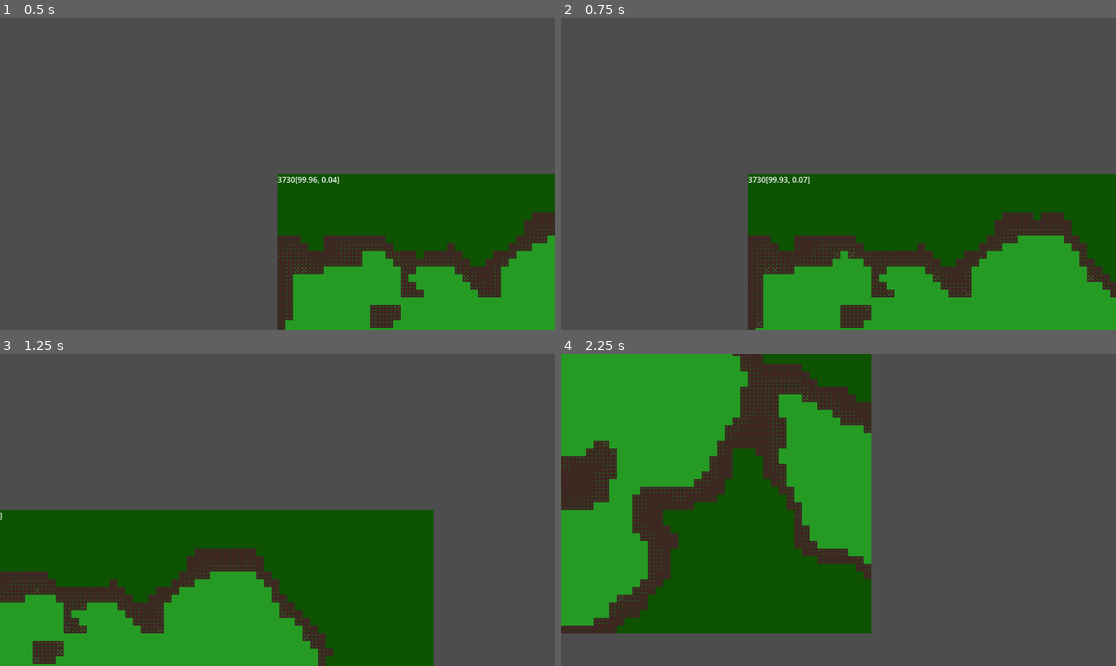
Above: before the commit, frames 1-4 (two rows, left to right).
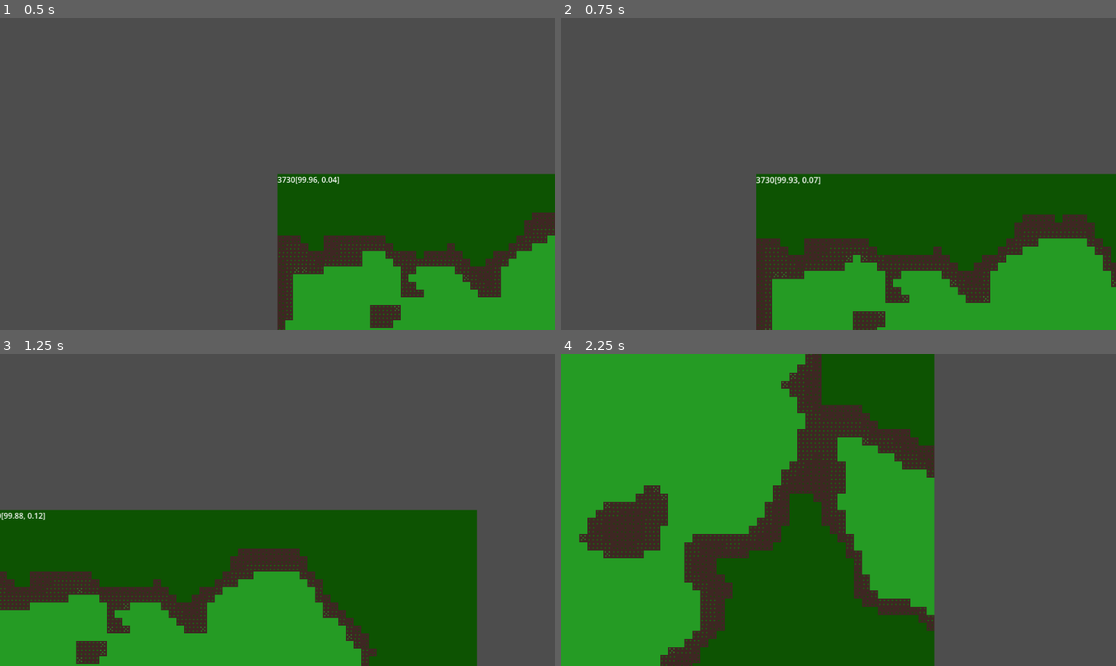
Above: after the commit, the same moments.

Repository: bingecraft-net/sandbox
Game: Godot game, scene res://scenes/game.tscn
Same seed, same stepped clock (60 frames per second), same inputs: the game is played once before the commit and once after it.
Inputs:
- Up to frame 1 (0.5 s): no input
- Up to frame 2 (0.75 s): hold Right (ui_right) from 0.53 s (still down); tap Z (zoom in, bound only after the commit) at 0.6 s
- Up to frame 3 (1.25 s): keep holding Right (ui_right); tap X (zoom out, bound only after the commit) at 0.8 s
- Up to frame 4 (2.25 s): release Right (ui_right) at 1.28 s; hold Down (ui_down) 1.28-2.03 s; tap X (zoom out, bound only after the commit) at 1.35 s; tap Z (zoom in, bound only after the commit) at 1.55, 2.1 s; hold Right (ui_right) from 2.03 s (still down)

Frame 1 is identical in both runs. In frame 2, 6.9% of the frame differs, in the area x 33-100%, y 49-100%; in frame 3, 13%; in frame 4, 40%, in the area x 0-68%, y 0-100%.

Commit message:
add zoom to character

Diff:
--- a/project.godot
+++ b/project.godot
@@ -15,6 +15,19 @@
 config/features=PackedStringArray("4.6", "Forward Plus")
 config/icon="res://icon.svg"
 
+[input]
+
+"zoom out"={
+"deadzone": 0.2,
+"events": [Object(InputEventKey,"resource_local_to_scene":false,"resource_name":"","device":-1,"window_id":0,"alt_pressed":false,"shift_pressed":false,"ctrl_pressed":false,"meta_pressed":false,"pressed":false,"keycode":0,"physical_keycode":88,"key_label":0,"unicode":120,"location":0,"echo":false,"script":null)
+]
+}
+"zoom in"={
+"deadzone": 0.2,
+"events": [Object(InputEventKey,"resource_local_to_scene":false,"resource_name":"","device":-1,"window_id":0,"alt_pressed":false,"shift_pressed":false,"ctrl_pressed":false,"meta_pressed":false,"pressed":false,"keycode":0,"physical_keycode":90,"key_label":0,"unicode":122,"location":0,"echo":false,"script":null)
+]
+}
+
 [physics]
 
 3d/physics_engine="Jolt Physics"
--- a/scripts/character.gd
+++ b/scripts/character.gd
@@ -9,8 +9,11 @@
 # Called every frame. 'delta' is the elapsed time since the previous frame.
 func _process(delta: float) -> void:
 	var input = Input.get_vector("ui_left", "ui_right", "ui_up", "ui_down")
-	character_body.velocity = input * speed
+	character_body.velocity = input * speed * pow(1.1, -camera.zoom.length())
 	character_body.move_and_slide()
+
+	var zoom = Input.get_axis("zoom out", "zoom in")
+	camera.zoom *= pow(2, delta * zoom)
 
 
 func _physics_process(delta: float) -> void:
